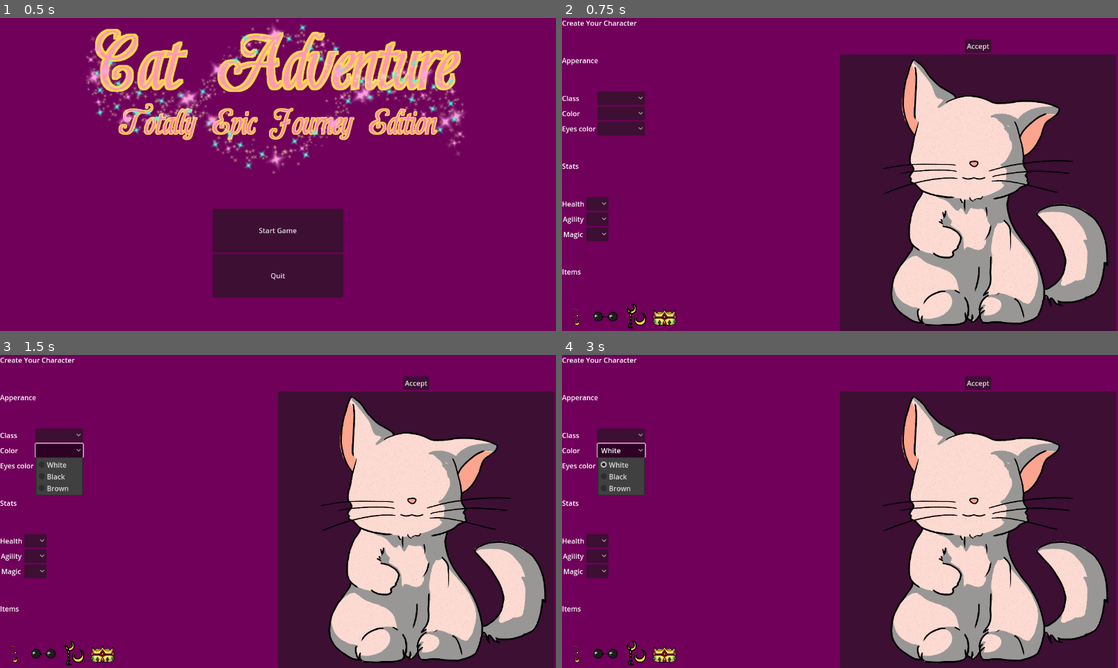
Above: before the commit, frames 1-4 (two rows, left to right).
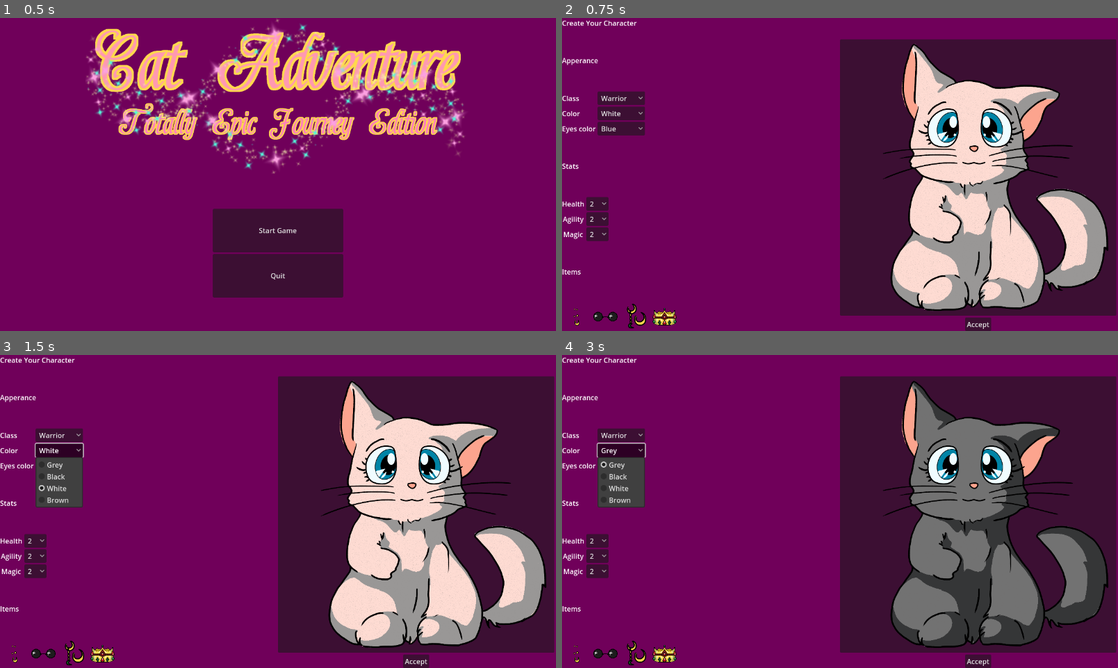
Above: after the commit, the same moments.

Repository: CommonParrot/MiniJam-Cat-Selection-Adventure
Game: Godot game, scene res://Screens/title_screen.tscn
Two runs of this game, one before a commit and one after it. Both use one fixed random seed, a clock stepped at 60 frames per second and the inputs below.
Inputs (mouse positions are in pixels of both pictures, inside the frame that each line leads up to):
- Up to frame 1 (0.5 s): no input
- Up to frame 2 (0.75 s): click "Start Game" at 0.5 s
- Up to frame 3 (1.5 s): click (61, 448) at 1.25 s
- Up to frame 4 (3 s): click (623, 464) at 2 s, where only the run after the commit has a clickable "Blue"; click "White" (after the commit: "Grey") at 2.75 s

Frame 1 is identical in both runs. In frame 2, 17% of the frame differs, in the area x 5-100%, y 6-100%; in frame 3, 18%; in frame 4, 27%.

Commit message:
changing eye and fur color

Diff:
--- a/Screens/Cat.gd
+++ /dev/null
@@ -1,41 +0,0 @@
-extends Node
-
-@export var points = 4
-var health = 2
-var agility = 2
-var magic = 2
-
-enum classes {}
-enum colors {GRAY, BLACK, WHITE, BROWN}
-enum eye_colors {BLUE, PURPLE, GREEN, RED}
-#
-
-# Called when the node enters the scene tree for the first time.
-func _ready() -> void:
-	Signals.ui_stat_change.connect(change_cat_stat)
-
-
-func change_cat_stat(stat_name: String, stat_value: int) -> void:
-	var possible = false
-	match stat_name:
-		"health":
-			if (stat_value - health) < points:
-				points += stat_value - health
-				possible = true
-		"agility":
-			if (stat_value - agility) < points:
-				points += stat_value - agility
-				possible = true
-		"magic":
-			if (stat_value - magic) < points:
-				points += stat_value - agility
-				possible = true
-		"color":
-			set_cat_color(stat_value)
-
-		"eyes_color":
-
-
-	if !possible:
-		return
-	Signals.ui_stat_change.emit(stat_name, stat_value)
--- a/Screens/Cat.tscn
+++ b/Screens/Cat.tscn
@@ -1,6 +1,9 @@
-[gd_scene format=3 uid="uid://c874qj1urrdtj"]
+[gd_scene load_steps=2 format=3 uid="uid://c874qj1urrdtj"]
+
+[ext_resource type="Script" path="res://Scripts/Cat.gd" id="1_5ahkl"]
 
 [node name="Cat" type="Control"]
 layout_mode = 3
 anchors_preset = 0
 size_flags_vertical = 3
+script = ExtResource("1_5ahkl")
--- a/Screens/DynamicCatOptionButton.gd
+++ b/Screens/DynamicCatOptionButton.gd
@@ -6,10 +6,10 @@
 # Called when the node enters the scene tree for the first time.
 func _ready():
 	item_selected.connect(_on_item_selected)
-
+	Signals.update_ui_stat.connect(selection_accepted)
 
 func _on_item_selected(index):
-	Signals.ui_stat_change.emit(stat_name, selected)
+	Signals.ui_stat_change.emit(stat_name, index)
 
 func selection_accepted(stat_name: String, value: int):
 	if(stat_name == name):
--- a/Screens/character_selection_screen.tscn
+++ b/Screens/character_selection_screen.tscn
@@ -1,8 +1,8 @@
-[gd_scene load_steps=12 format=3 uid="uid://youox4cuc70m"]
-
+[gd_scene load_steps=13 format=3 uid="uid://youox4cuc70m"]
+
+[ext_resource type="PackedScene" uid="uid://c874qj1urrdtj" path="res://Screens/Cat.tscn" id="2_e2hk4"]
 [ext_resource type="Script" path="res://Screens/DynamicCatOptionButton.gd" id="1_begdr"]
 [ext_resource type="Texture2D" uid="uid://5v5eg7cjj6np" path="res://images/White_Cat.png" id="1_rqi7e"]
-[ext_resource type="Texture2D" uid="uid://dea2uqbo2r8sc" path="res://images/TailTrinket_cut.tres" id="2_7kade"]
 [ext_resource type="Texture2D" uid="uid://cl0nnalqxhy2y" path="res://images/Crown.png" id="3_jjteo"]
 [ext_resource type="Texture2D" uid="uid://dblmkwcdpwt78" path="res://images/Crown_cut.tres" id="3_xhilw"]
 [ext_resource type="Texture2D" uid="uid://cpoxmt63ikby4" path="res://images/Earrings_cut.tres" id="4_qwp5y"]
@@ -11,6 +11,8 @@
 [ext_resource type="Texture2D" uid="uid://bkvumkjje3rtb" path="res://images/Glasses_cut.tres" id="5_o2yrr"]
 [ext_resource type="Script" path="res://Scripts/AccessoriesController.gd" id="6_5lmvo"]
 [ext_resource type="Texture2D" uid="uid://drh8hcqeqvwjy" path="res://images/TailTrinket.png" id="6_bm52k"]
+[ext_resource type="Texture2D" uid="uid://dea2uqbo2r8sc" path="res://images/TailTrinket_cut.tres" id="2_7kade"]
+[ext_resource type="Texture2D" uid="uid://gee1oc07armi" path="res://images/Blue_Eyes.png" id="8_miwhf"]
 
 [node name="Character creation" type="MarginContainer"]
 anchors_preset = 15
@@ -19,6 +21,9 @@
 grow_horizontal = 2
 grow_vertical = 2
 
+[node name="Cat" parent="." instance=ExtResource("2_e2hk4")]
+layout_mode = 2
+
 [node name="VBoxContainer" type="VBoxContainer" parent="."]
 layout_mode = 2
 alignment = 1
@@ -57,6 +62,7 @@
 [node name="DynamicCatOptionButton" type="OptionButton" parent="VBoxContainer/HBoxContainer/left/Apperance_table"]
 layout_mode = 2
 item_count = 3
+selected = 0
 popup/item_0/text = "Warrior"
 popup/item_0/id = 0
 popup/item_1/text = "Knight"
@@ -73,13 +79,16 @@
 
 [node name="DynamicCatOptionButton2" type="OptionButton" parent="VBoxContainer/HBoxContainer/left/Apperance_table"]
 layout_mode = 2
-item_count = 3
-popup/item_0/text = "White"
+item_count = 4
+selected = 2
+popup/item_0/text = "Grey"
 popup/item_0/id = 0
 popup/item_1/text = "Black"
 popup/item_1/id = 1
-popup/item_2/text = "Brown"
-popup/item_2/id = 2
+popup/item_2/text = "White"
+popup/item_2/id = 2
+popup/item_3/text = "Brown"
+popup/item_3/id = 3
 script = ExtResource("1_begdr")
 stat_name = "color"
 
@@ -90,13 +99,16 @@
 
 [node name="DynamicCatOptionButton3" type="OptionButton" parent="VBoxContainer/HBoxContainer/left/Apperance_table"]
 layout_mode = 2
-item_count = 3
-popup/item_0/text = "White"
-popup/item_0/id = 0
-popup/item_1/text = "Black"
-popup/item_1/id = 1
-popup/item_2/text = "Brown"
-popup/item_2/id = 2
+item_count = 4
+selected = 0
+popup/item_0/text = "Blue"
+popup/item_0/id = 0
+popup/item_1/text = "Purple"
+popup/item_1/id = 1
+popup/item_2/text = "Green"
+popup/item_2/id = 2
+popup/item_3/text = "Red"
+popup/item_3/id = 3
 script = ExtResource("1_begdr")
 stat_name = "color_eyes"
 
@@ -119,6 +131,7 @@
 [node name="DynamicCatOptionButton4" type="OptionButton" parent="VBoxContainer/HBoxContainer/left/Stats_table"]
 layout_mode = 2
 item_count = 10
+selected = 1
 popup/item_0/text = "1"
 popup/item_0/id = 0
 popup/item_1/text = "2"
@@ -151,6 +164,7 @@
 [node name="DynamicCatOptionButton5" type="OptionButton" parent="VBoxContainer/HBoxContainer/left/Stats_table"]
 layout_mode = 2
 item_count = 10
+selected = 1
 popup/item_0/text = "1"
 popup/item_0/id = 0
 popup/item_1/text = "2"
@@ -183,6 +197,7 @@
 [node name="DynamicCatOptionButton3" type="OptionButton" parent="VBoxContainer/HBoxContainer/left/Stats_table"]
 layout_mode = 2
 item_count = 10
+selected = 1
 popup/item_0/text = "1"
 popup/item_0/id = 0
 popup/item_1/text = "2"
@@ -248,11 +263,6 @@
 size_flags_horizontal = 3
 alignment = 2
 
-[node name="Button" type="Button" parent="VBoxContainer/HBoxContainer/right"]
-layout_mode = 2
-size_flags_horizontal = 4
-text = "Accept"
-
 [node name="Container" type="PanelContainer" parent="VBoxContainer/HBoxContainer/right"]
 layout_mode = 2
 script = ExtResource("6_5lmvo")
@@ -286,9 +296,21 @@
 expand_mode = 4
 
 [node name="Cat" type="TextureRect" parent="VBoxContainer/HBoxContainer/right/Container"]
+unique_name_in_owner = true
 layout_mode = 2
 texture = ExtResource("1_rqi7e")
 expand_mode = 4
+
+[node name="Eyes" type="TextureRect" parent="VBoxContainer/HBoxContainer/right/Container"]
+unique_name_in_owner = true
+layout_mode = 2
+texture = ExtResource("8_miwhf")
+expand_mode = 1
+
+[node name="Button" type="Button" parent="VBoxContainer/HBoxContainer/right"]
+layout_mode = 2
+size_flags_horizontal = 4
+text = "Accept"
 
 [node name="MarginContainer" type="MarginContainer" parent="VBoxContainer/HBoxContainer"]
 layout_mode = 2
--- /dev/null
+++ b/Scripts/Cat.gd
@@ -0,0 +1,71 @@
+extends Node
+
+@export var points = 4
+var health = 2
+var agility = 2
+var magic = 2
+
+var cat_color = cat_colors.WHITE
+var eye_color = eye_colors.BLUE
+
+enum classes {}
+enum cat_colors {GRAY, BLACK, WHITE, BROWN}
+enum eye_colors {BLUE, PURPLE, GREEN, RED}
+
+var eye_node
+var body_node
+#
+
+# Called when the node enters the scene tree for the first time.
+func _ready() -> void:
+	eye_node = get_node("%Eyes")
+	body_node = get_node("%Cat")
+	Signals.update_ui_stat.emit("color", 2)
+	Signals.update_ui_stat.emit("color_eyes", 0)
+	Signals.ui_stat_change.connect(change_cat_stat)
+
+
+func change_cat_stat(stat_name: String, stat_value: int) -> void:
+	var possible = false
+	match stat_name:
+		"health":
+			if (stat_value - health) < points:
+				points += stat_value - health
+				possible = true
+		"agility":
+			if (stat_value - agility) < points:
+				points += stat_value - agility
+				possible = true
+		"magic":
+			if (stat_value - magic) < points:
+				points += stat_value - agility
+				possible = true
+		"color":
+			set_cat_color(stat_value)
+		"color_eyes":
+			set_eyes_color(stat_value)
+	if !possible:
+		return
+	Signals.ui_stat_change.emit(stat_name, stat_value)
+
+func set_cat_color(stat_value: int = 0):
+	match stat_value:
+		cat_colors.GRAY:
+			body_node.texture = load("res://images/Grey_Cat.png")
+		cat_colors.WHITE:
+			body_node.texture = load("res://images/White_Cat.png")
+		cat_colors.BLACK:
+			body_node.texture = load("res://images/Black_Cat.png")
+		cat_colors.BROWN:
+			body_node.texture = load("res://images/Brown_Cat.png")
+
+func set_eyes_color(stat_value: int = 0):
+	match stat_value:
+		eye_colors.BLUE:
+			eye_node.texture = load("res://images/Blue_Eyes.png")
+		eye_colors.PURPLE:
+			eye_node.texture = load("res://images/Purple_Eyes.png")
+		eye_colors.RED:
+			eye_node.texture = load("res://images/Red_Eyes.png")
+		eye_colors.GREEN:
+			eye_node.texture = load("res://images/Green_Eyes.png")
